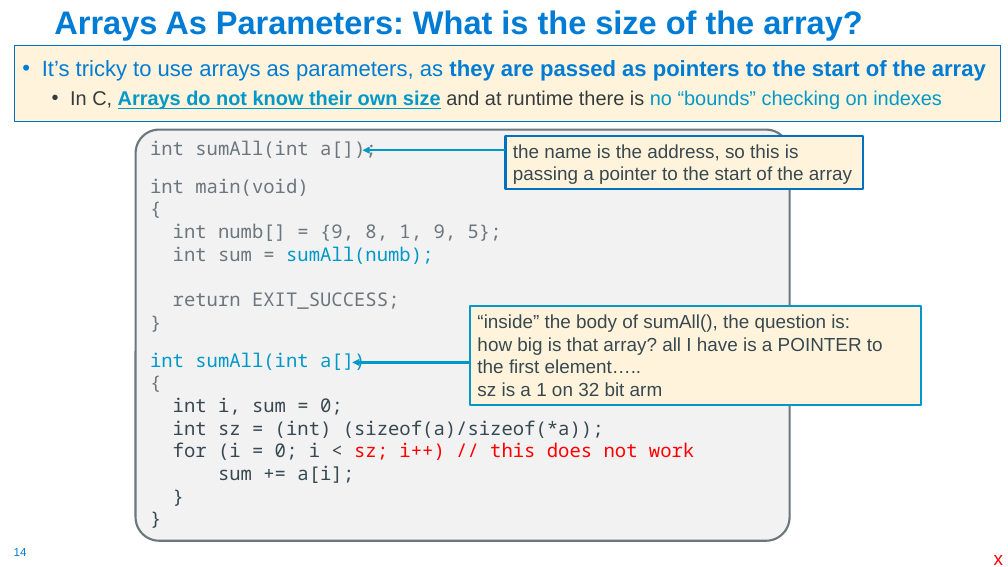
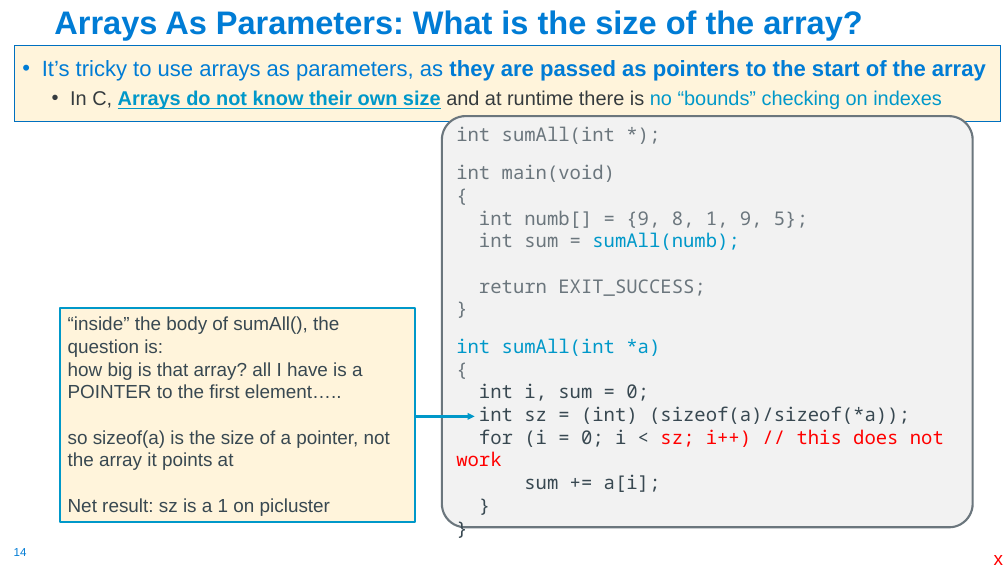
Before and after one commit to cse30-sp24/Muller-Slides, a slide deck: slide 14 of Lecture-7.pptx. Drawn at 1008x567 pixels with LibreOffice and Linux fonts; fonts in the diff are those of the drawing. Boxes give left, top, right and bottom in pixels: in the first picture for what was removed or moved away, otherwise in the second. Text is boxed around its words. In the diff, an @@ line names an element or a change of style, - is before the commit and + after.

```diff
--- a/Lecture-7.pptx
+++ b/Lecture-7.pptx
@@ rounded rectangle "int sumAll(int *);": place and size @@
-rounded rectangle "int sumAll(int *);" at (135,129,789,541)
+rounded rectangle "int sumAll(int *);" at (442,116,973,528)
@@ text in rounded rectangle at (456,126,615,144): text changed @@
-int sumAll(int a[]);
+int sumAll(int *);
@@ rectangle removed at (506,135,864,189) @@
-the name is the address, so this is
-passing a pointer to the start of the array
@@ arrow removed from (506, 150) to (363, 150) @@
@@ rectangle "“inside” the body of sumAll(), ...": place and size @@
-rectangle "“inside” the body of sumAll(), ..." at (470,306,921,405)
+rectangle "“inside” the body of sumAll(), ..." at (60,309,415,523)
@@ text in rounded rectangle at (456,338,660,356): text changed @@
-int sumAll(int a[])
+int sumAll(int *a)
@@ arrow moved from (470, 362) - (352, 362) to (415, 417) - (475, 417) @@
@@ text in rectangle at (68,430,390,516): text changed @@
-sz is a 1 on 32 bit arm
+so sizeof(a) is the size of a pointer, not the array it points at
+Net result: sz is a 1 on picluster
```
Also in this commit, not shown: 3 other slides changed, 2 other files.
